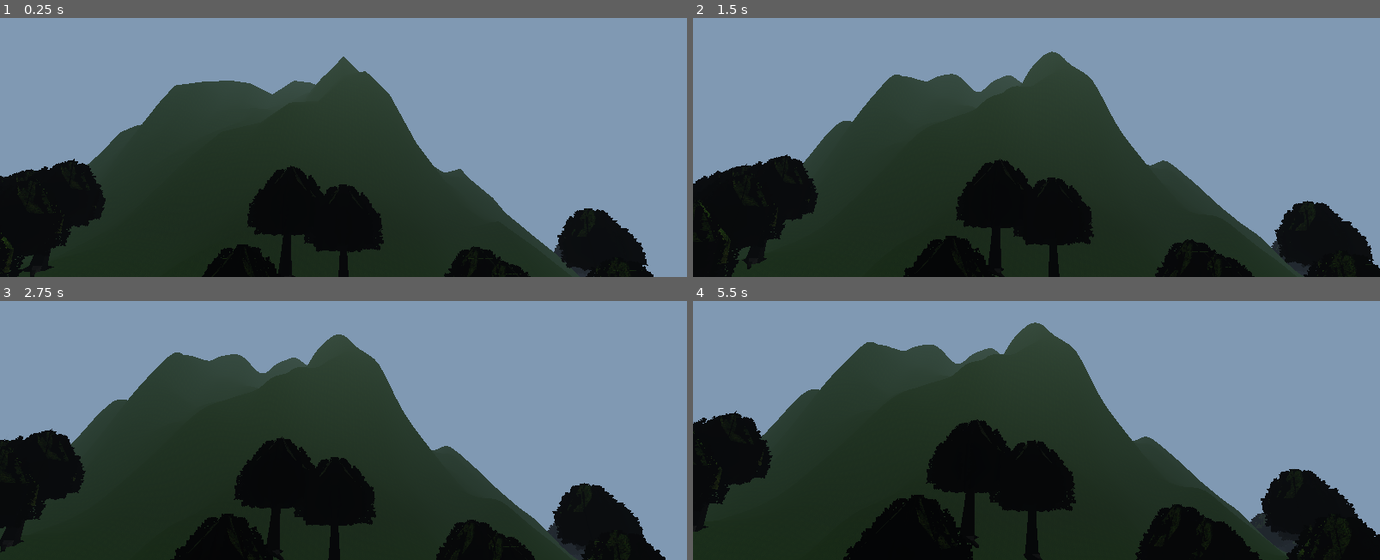
Above: before the commit, frames 1-4 (two rows, left to right).
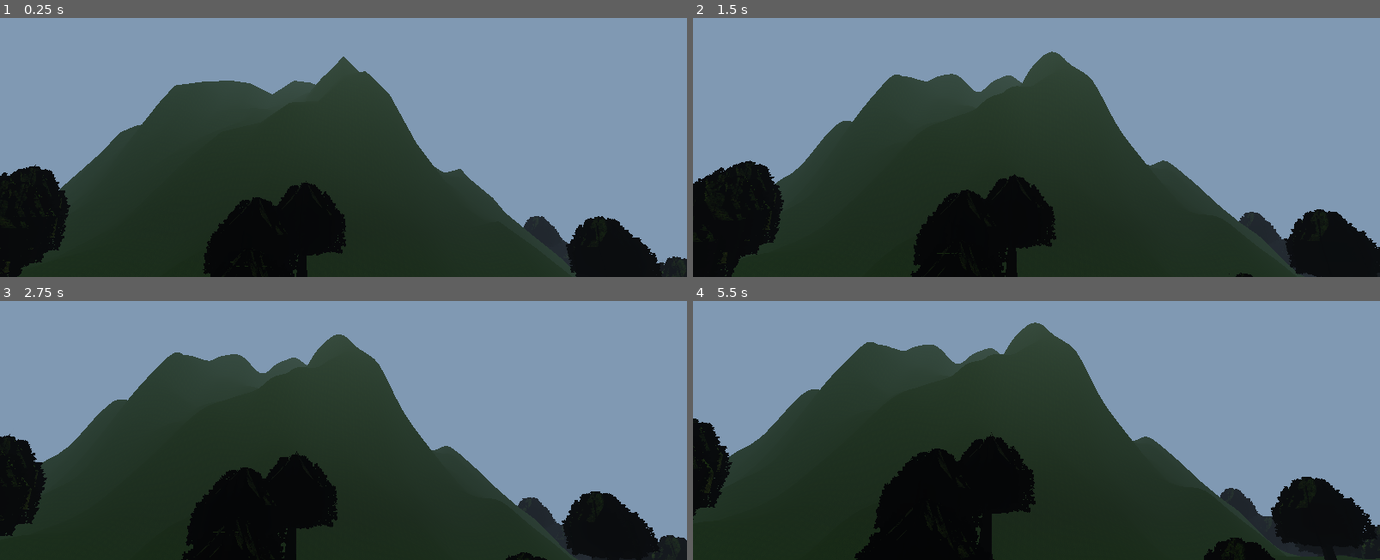
Above: after the commit, the same moments.

Repository: itaden1/webRPG
Game: Godot game, scene res://Scenes/World.tscn
Two runs of this game, one before a commit and one after it. Both use one fixed random seed, a clock stepped at 60 frames per second and the inputs below. The project has no main scene, so this scene is started directly.
Inputs (mouse positions are in pixels of both pictures, inside the frame that each line leads up to):
- Up to frame 1 (0.25 s): no input
- Up to frame 2 (1.5 s): move the mouse to (1070, 74) at 0.52 s; hold F 0.53-1.28 s; hold W from 0.53 s (still down); tap Space at 0.77 s; move the mouse to (1002, 77) at 1.27 s; tap F at 1.35 s
- Up to frame 3 (2.75 s): keep holding W; tap Space at 1.52 s; move the mouse to (357, 352) at 2.02 s; hold F from 2.03 s (still down)
- Up to frame 4 (5.5 s): keep holding W; move the mouse to (1029, 365) at 2.77 s; release F at 2.78 s; tap F at 2.85, 4.35 s; tap Space at 3.02, 3.77, 4.52 s; move the mouse to (1084, 363) at 3.52 s; hold F 3.53-4.28 s; move the mouse to (981, 355) at 4.27 s; move the mouse to (1043, 360) at 5.02 s; hold F from 5.03 s (still down)

The runs differ from the first frame. In frame 1, 7.7% of the frame differs, in the area x 0-100%, y 54-100%; in frame 2, 7.8%; in frame 3, 8.6%; in frame 4, 10%, in the area x 0-100%, y 42-100%.

Commit message:
small adjust of tree space

Diff:
--- a/Scripts/Generators/TerrainGenerator.gd
+++ b/Scripts/Generators/TerrainGenerator.gd
@@ -68,8 +68,8 @@
 			var ocean_line = modify_land_height(OCEAN_LEVEL + 0.001)
 			for i in range(3):
 				for l in range(3):
-					var position_x : float = x * chunk_size.x + i * rand_range(50, tree_spacing-50)
-					var position_y : float = y * chunk_size.y + l * rand_range(50, tree_spacing-50)
+					var position_x : float = x * chunk_size.x + i * rand_range(0, tree_spacing-50)
+					var position_y : float = y * chunk_size.y + l * rand_range(0, tree_spacing-50)
 					if biome_noise.get_noise_3d(position_x, 0, position_y) > 0.0:
 
 						var e = get_reshaped_elevation(position_x, position_y)
